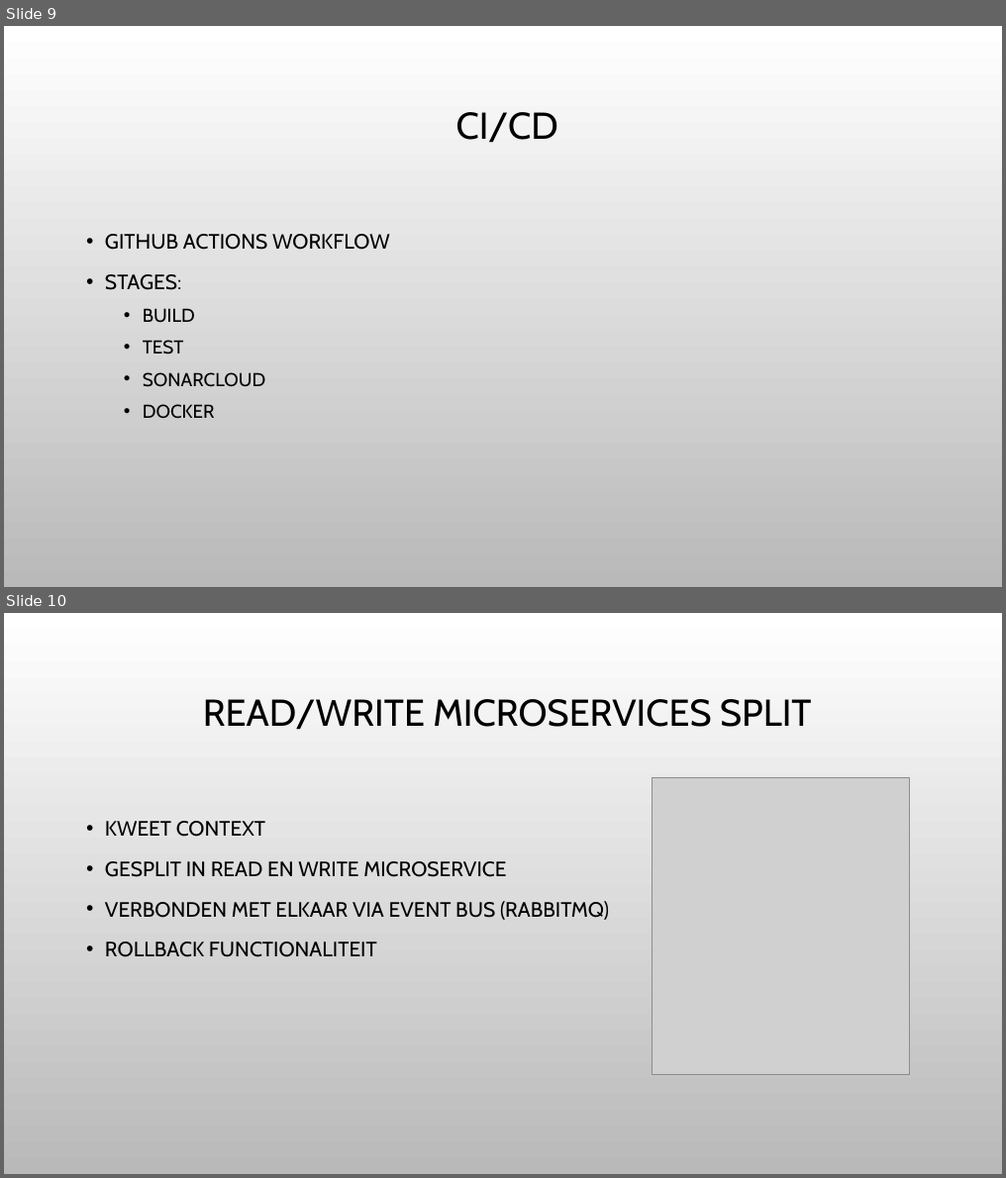
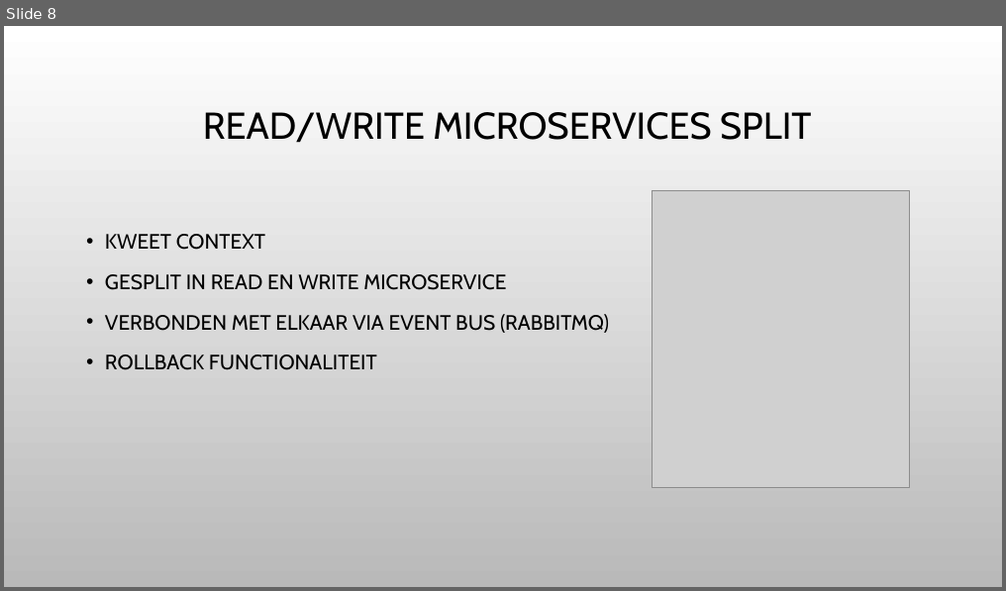
Before and after one commit to Fontys-ICT-Software-Engineering/Kwetter-semester-6, a slide deck: Documentatie/Sprint 4/sprint 4 presentation.pptx. Shown one above the other, each under a label of ours: slides 9 and 10 before the commit, slide 8 after it. The pictures are 1006x1178 and 1006x591 pixels, drawn with LibreOffice and Linux fonts; fonts in the diff are those of the drawing; grey boxes stand for pictures; background and template pictures are left out. Boxes give left, top, right and bottom in pixels: in the first picture for what was removed or moved away, otherwise in the second. Text is boxed around its words. In the diff, an @@ line names an element or a change of style, - is before the commit and + after.

```diff
--- a/Documentatie/Sprint 4/sprint 4 presentation.pptx
+++ b/Documentatie/Sprint 4/sprint 4 presentation.pptx
@@ slide 9 removed at <box>4,26,1002,587</box>, background picture (left out) @@
@@ title removed at <box>456,112,558,143</box> @@
-CI/CD
@@ text removed at <box>105,234,390,419</box> @@
-• GITHUB ACTIONS WORKFLOW
-• STAGES:
-  • BUILD
-  • TEST
-  • SONARCLOUD
-  • DOCKER
@@ what was slide 10 is now slide 8 @@
```
Also in this commit, not shown: 1 slide changed, 3 slides added, 1 other slide removed, 12 other files.
